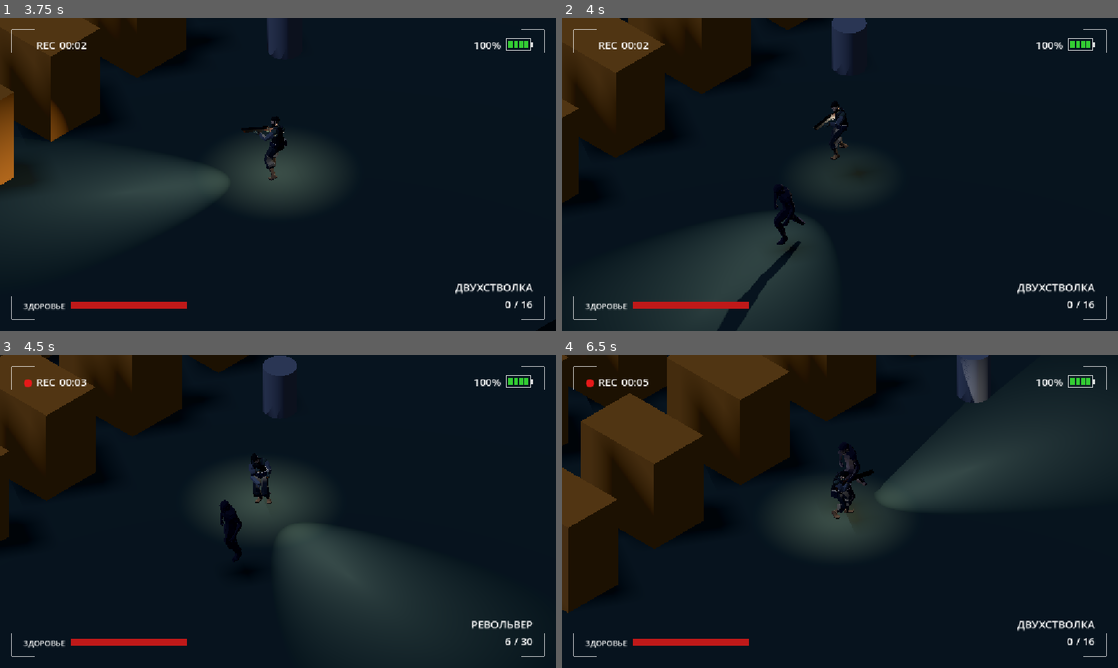
Above: before the commit, frames 1-4 (two rows, left to right).
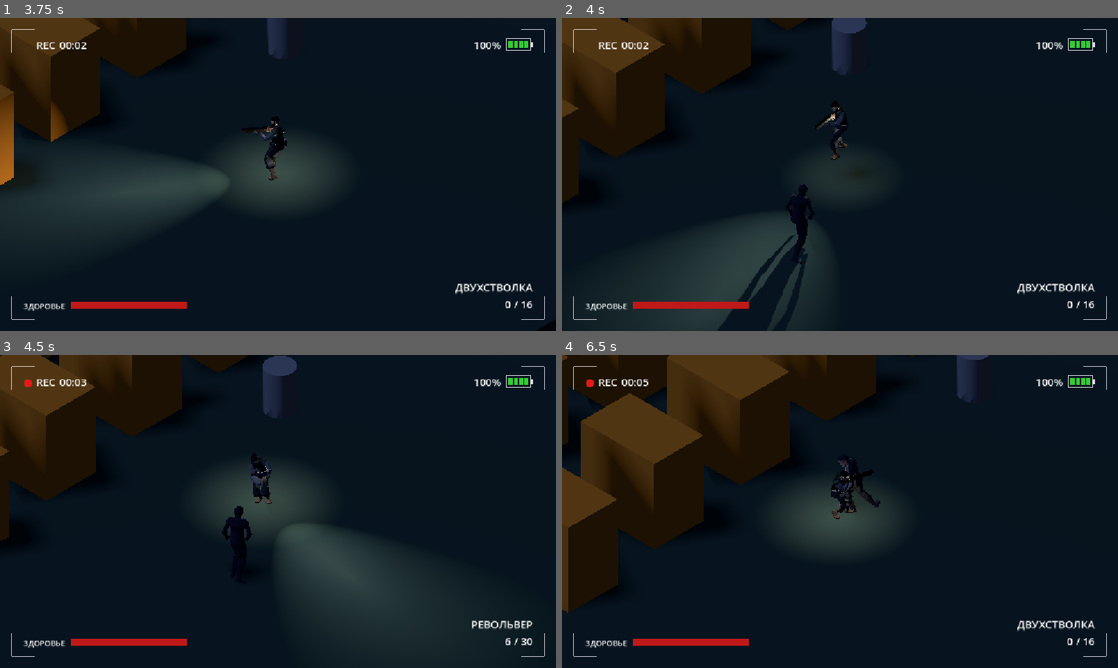
Above: after the commit, the same moments.

Repository: AnckerStudios/the-camera-game
Game: Godot game, scene res://ui/menu/menu.tscn
Same seed, same stepped clock (60 frames per second), same inputs: the game is played once before the commit and once after it.
Inputs (mouse positions are in pixels of both pictures, inside the frame that each line leads up to):
- Up to frame 1 (3.75 s): click "Играть" at 0.5 s; move the mouse to (400, 158) at 1.27 s; hold D (move_right) 1.28-2.03 s; hold Right mouse button (alt_fire) 1.28-2.03 s; tap Space (jump) at 1.52, 2.27 s; move the mouse to (166, 190) at 2.02 s; hold S (move_backward) 2.03-2.78 s; tap Shift (dash) at 2.1 s; move the mouse to (333, 105) at 2.77 s; press the mouse at (333, 105) at 2.78 s; hold D (move_right) 2.78-3.53 s; move the mouse to (250, 237) at 3.52 s; release the mouse at (250, 237) at 3.53 s; hold W (move_forward) from 3.53 s (still down); tap E (interaction) at 3.6 s
- Up to frame 2 (4 s): keep holding W (move_forward); tap Space (jump) at 3.77 s
- Up to frame 3 (4.5 s): move the mouse to (444, 558) at 4.27 s; release W (move_forward) at 4.28 s; hold A (move_left) from 4.28 s (still down); hold Q (weapon_next) from 4.28 s (still down)
- Up to frame 4 (6.5 s): tap Space (jump) at 4.52, 5.27 s; move the mouse to (673, 464) at 5.02 s; release Q (weapon_next) at 5.03 s; tap Mouse wheel up (weapon_prev) at 5.1 s; move the mouse to (867, 511) at 5.77 s; release A (move_left) at 5.78 s; hold S (move_backward) from 5.78 s (still down); hold Right mouse button (alt_fire) from 5.78 s (still down)

Frame 1 is identical in both runs. In frame 2, 1.9% of the frame differs, in the area x 28-46%, y 53-100%; in frame 3, 0.4%; in frame 4, 6.6%, in the area x 49-92%, y 0-51%.

Commit message:
Исправил направление и смерть монстра

Diff:
--- a/gamelogic/monster/ghoul/ghoul.tscn
+++ b/gamelogic/monster/ghoul/ghoul.tscn
@@ -57,89 +57,85 @@
 nodes/StateMachine/position = Vector2(-100, 100)
 node_connections = [&"output", 0, &"StateMachine"]
 
-[sub_resource type="StandardMaterial3D" id="StandardMaterial3D_iqnhg"]
-albedo_color = Color(0.82916963, 0.4944898, 1.92523e-07, 1)
-
-[sub_resource type="BoxMesh" id="BoxMesh_hcbde"]
-material = SubResource("StandardMaterial3D_iqnhg")
-
 [sub_resource type="CapsuleShape3D" id="CapsuleShape3D_r6pid"]
 
 [node name="Ghoul" type="CharacterBody3D" unique_id=396955178]
+collision_layer = 3
+collision_mask = 3
 script = ExtResource("1_hcbde")
 metadata/_custom_type_script = "uid://bejwj8l45jw17"
 
 [node name="Rig" parent="." unique_id=1805758417 instance=ExtResource("2_ehfps")]
-transform = Transform3D(0.55, 0, 0, 0, 0.55, 0, 0, 0, 0.55, 0, 0, 0)
+transform = Transform3D(-0.55, 0, -4.8082526e-08, 0, 0.55, 0, 4.8082526e-08, 0, -0.55, 0, 0, 0)
 
-[node name="Skeleton3D" parent="Rig" index="0" unique_id=398796499]
-bones/0/position = Vector3(0.033944048, 2.315007, 0.5094321)
-bones/0/rotation = Quaternion(0.077888735, -0.22166507, -0.017908063, 0.97184217)
-bones/1/rotation = Quaternion(0.051682994, 0.035910953, -0.011103959, 0.997956)
-bones/2/rotation = Quaternion(-0.001855048, 0.0056153154, -0.007224524, 0.9999565)
+[node name="Skeleton3D" parent="Rig" index="0" unique_id=358399274]
+bones/0/position = Vector3(0.087537676, 2.0643055, 0.75385773)
+bones/0/rotation = Quaternion(0.088576436, -0.260725, -0.020970281, 0.9611124)
+bones/1/rotation = Quaternion(0.0655571, 0.062885724, -0.002002348, 0.9958633)
+bones/2/rotation = Quaternion(0.042592563, 0.011254388, -0.021047555, 0.9988075)
 bones/3/position = Vector3(0, 0.2787784, 0)
-bones/3/rotation = Quaternion(-0.0006799523, 0.005537497, -0.0072308304, 0.99995834)
-bones/4/rotation = Quaternion(0.064644985, 0.024230942, -0.05261008, 0.99622595)
-bones/5/rotation = Quaternion(-0.09644541, 0.028886735, 0.06829688, 0.9925721)
-bones/7/rotation = Quaternion(-0.57583535, -0.42765778, 0.528029, -0.45465133)
+bones/3/rotation = Quaternion(0.043784507, 0.010826648, -0.020813594, 0.99876547)
+bones/4/rotation = Quaternion(0.110982805, 0.030088903, -0.03765504, 0.99265283)
+bones/5/rotation = Quaternion(0.0013675208, 0.066337265, 0.06683944, 0.9955551)
+bones/7/rotation = Quaternion(-0.6042816, -0.40704638, 0.5219368, -0.44355282)
 bones/8/position = Vector3(-5.551115e-17, 0.30951267, -4.440892e-16)
-bones/8/rotation = Quaternion(0.3881037, 0.072837085, -0.13958745, 0.908067)
+bones/8/rotation = Quaternion(0.36064887, -0.06639576, 0.038917582, 0.929521)
 bones/9/position = Vector3(0, 0.6466077, -4.440892e-16)
-bones/9/rotation = Quaternion(-0.015280037, -0.00304341, 0.55932045, 0.82880515)
+bones/9/rotation = Quaternion(-0.009183014, -0.0034582652, 0.33613843, 0.9417615)
 bones/10/position = Vector3(-8.326673e-17, 0.6337525, 4.440892e-16)
-bones/10/rotation = Quaternion(0.069894485, 0.060473718, 0.12536037, 0.9877968)
-bones/11/rotation = Quaternion(0.16893277, -0.085546814, -0.11992028, 0.9745577)
+bones/10/rotation = Quaternion(0.05308738, 0.100646965, 0.09721309, 0.9887374)
+bones/11/rotation = Quaternion(0.17259337, -0.085037, -0.11720267, 0.9742915)
 bones/12/position = Vector3(-0.012208347, 0.056074236, -2.220446e-16)
 bones/12/rotation = Quaternion(0.0052703624, -0.0029133274, 0.15129681, 0.9884701)
 bones/13/position = Vector3(0.009390591, 0.064655446, -1.110223e-16)
-bones/13/rotation = Quaternion(-0.028375093, -0.0055950587, -0.03032784, 0.9991215)
-bones/15/rotation = Quaternion(0.03173478, -0.009664933, -0.027880995, 0.99906063)
+bones/13/rotation = Quaternion(-0.028039917, -0.005779729, -0.03347382, 0.99902946)
+bones/15/rotation = Quaternion(-0.0036690743, -0.002679147, 0.007335716, 0.99996287)
 bones/16/position = Vector3(4.8438207e-05, 0.054612566, 4.440892e-16)
-bones/16/rotation = Quaternion(0.085777916, 4.119694e-05, -0.013727808, 0.99621975)
-bones/17/rotation = Quaternion(0.06280122, 1.2932579e-06, -0.004239018, 0.99801713)
-bones/19/rotation = Quaternion(0.05075017, -0.008798957, -0.02983753, 0.9982268)
+bones/16/rotation = Quaternion(0.16301739, 0.00016439939, -0.023858152, 0.9863347)
+bones/17/rotation = Quaternion(0.06997027, 1.239736e-06, -0.0051842257, 0.99753565)
+bones/19/rotation = Quaternion(0.012326616, -0.0016776884, 0.0028850355, 0.9999185)
 bones/20/position = Vector3(0.0008744252, 0.051565003, 0)
-bones/20/rotation = Quaternion(0.11736032, -0.0003848282, -0.022526128, 0.9928338)
+bones/20/rotation = Quaternion(0.19724844, -0.0010825658, -0.032131344, 0.9798263)
 bones/21/position = Vector3(2.1403446e-05, 0.06682323, 2.220446e-16)
-bones/21/rotation = Quaternion(0.088609755, -0.0006520873, -0.020464595, 0.995856)
-bones/23/rotation = Quaternion(0.53560543, -0.42533103, 0.49961993, 0.5316018)
+bones/21/rotation = Quaternion(0.11445543, -0.00040675007, -0.023603208, 0.99314785)
+bones/23/rotation = Quaternion(0.5487026, -0.41299883, 0.4809963, 0.54497707)
 bones/24/position = Vector3(-2.7755576e-17, 0.30951267, 4.440892e-16)
-bones/24/rotation = Quaternion(0.36379063, -0.37294832, -0.088280626, 0.84898317)
+bones/24/rotation = Quaternion(0.37513357, -0.2715794, -0.20011632, 0.8634078)
 bones/25/position = Vector3(0, 0.64658254, -8.881784e-16)
-bones/25/rotation = Quaternion(-0.0035149725, 0.0025673788, -0.7008031, 0.71334153)
+bones/25/rotation = Quaternion(-0.002913257, 0.0029296114, -0.5808648, 0.81398964)
 bones/26/position = Vector3(1.110223e-16, 0.634895, 0)
-bones/26/rotation = Quaternion(0.13297513, -0.040093124, -0.13599995, 0.98092514)
-bones/27/rotation = Quaternion(0.19674127, 0.013161608, 0.12211124, 0.9727325)
+bones/26/rotation = Quaternion(0.1355174, -0.14400883, -0.13363266, 0.97110194)
+bones/27/rotation = Quaternion(0.20440723, 0.01139694, 0.12544315, 0.97074807)
 bones/28/position = Vector3(0.012173684, 0.053284734, 0)
 bones/28/rotation = Quaternion(0.14954753, -0.074356645, -0.032670155, 0.9854133)
 bones/29/position = Vector3(-0.0065798997, 0.0651771, 1.110223e-16)
-bones/29/rotation = Quaternion(-0.17371967, 0.10527763, 0.28314915, 0.93731785)
-bones/31/rotation = Quaternion(0.46965382, 0.04524266, 0.13985471, 0.870528)
+bones/29/rotation = Quaternion(-0.17485324, 0.10436312, 0.28626746, 0.93626153)
+bones/31/rotation = Quaternion(0.44309857, 0.04050085, 0.14478657, 0.8837761)
 bones/32/position = Vector3(-0.0006685181, 0.06155174, -4.440892e-16)
 bones/32/rotation = Quaternion(0.6736743, 0.0010014788, 0.089013614, 0.73364735)
 bones/33/position = Vector3(0.0004938516, 0.06486347, 0)
-bones/33/rotation = Quaternion(0.62445295, -0.0034181478, 0.07451221, 0.77749264)
-bones/35/rotation = Quaternion(0.4794572, 0.05290439, 0.12772845, 0.86660683)
+bones/33/rotation = Quaternion(0.62690735, -0.0034316834, 0.07481571, 0.77548575)
+bones/35/rotation = Quaternion(0.46303934, 0.047900286, 0.1347865, 0.8747187)
 bones/36/position = Vector3(-0.0024672495, 0.060606558, 4.440892e-16)
-bones/36/rotation = Quaternion(0.655093, 0.0020197781, 0.10631232, 0.7480285)
+bones/36/rotation = Quaternion(0.6545843, 0.0020173828, 0.106267564, 0.74848014)
 bones/37/position = Vector3(0.0020414777, 0.062455636, -2.220446e-16)
-bones/37/rotation = Quaternion(0.61946243, -0.014728467, 0.064465195, 0.78223634)
-bones/39/rotation = Quaternion(0.08659992, 0.3339308, 0.9381733, -0.028665304)
+bones/37/rotation = Quaternion(0.621234, -0.014300844, 0.06503129, 0.7807912)
+bones/39/rotation = Quaternion(0.018368905, 0.51329577, 0.8557894, -0.061762962)
 bones/40/position = Vector3(1.110223e-16, 1.0483013, 2.7755576e-17)
-bones/40/rotation = Quaternion(-0.5850476, -0.058637373, 0.022847103, 0.8085537)
+bones/40/rotation = Quaternion(-0.5644922, -0.06310646, 0.06460528, 0.820483)
 bones/41/position = Vector3(1.110223e-16, 1.074899, 0)
-bones/41/rotation = Quaternion(0.4250262, -0.07646244, 0.07839254, 0.89853257)
+bones/41/rotation = Quaternion(0.5186716, -0.11727132, 0.10411111, 0.84046894)
 bones/42/position = Vector3(0, 0.41676927, -1.3877788e-17)
-bones/42/rotation = Quaternion(0.41059774, -0.198207, 0.066077694, 0.8875569)
-bones/44/rotation = Quaternion(-0.13816187, 0.123888254, 0.982601, 0.0076482836)
+bones/42/rotation = Quaternion(0.3270008, -0.18849114, 0.062316928, 0.92393625)
+bones/44/rotation = Quaternion(-0.14442882, 0.0484355, 0.98226637, 0.10930363)
 bones/45/position = Vector3(-2.220446e-16, 1.0483075, -5.551115e-17)
-bones/45/rotation = Quaternion(-0.30769858, 0.036980074, -0.14846316, 0.9391022)
+bones/45/rotation = Quaternion(-0.3152119, 0.038877387, -0.14746338, 0.9366881)
 bones/46/position = Vector3(1.2212453e-15, 1.0749338, 0)
-bones/46/rotation = Quaternion(0.4741037, 0.25522617, -0.18185917, 0.8228078)
+bones/46/rotation = Quaternion(0.4221827, 0.24797028, -0.23083718, 0.8408251)
 bones/47/position = Vector3(0, 0.41863415, -1.474515e-17)
-bones/47/rotation = Quaternion(0.34827685, 0.2048776, -0.0652133, 0.9124011)
+bones/47/rotation = Quaternion(0.34530696, 0.20421156, -0.06525112, 0.9136756)
 
-[node name="AnimationPlayer" parent="Rig" index="1" unique_id=1328600341]
+[node name="AnimationPlayer" parent="Rig" index="1" unique_id=2063876596]
 libraries/anim = SubResource("AnimationLibrary_ehfps")
 autoplay = &"anim/ghoul_walk"
 
@@ -149,13 +145,10 @@
 
 [node name="NavigationAgent3D" type="NavigationAgent3D" parent="." unique_id=2027993099]
 avoidance_enabled = true
-
-[node name="MeshInstance3D" type="MeshInstance3D" parent="." unique_id=930811021]
-visible = false
-mesh = SubResource("BoxMesh_hcbde")
+debug_path_custom_color = Color(0.98984355, 5.4869056e-06, 9.62615e-07, 1)
 
 [node name="CollisionShape3D" type="CollisionShape3D" parent="." unique_id=504247845]
-transform = Transform3D(0.9999963, 0.0027077743, 0, -0.0027077743, 0.9999963, 0, 0, 0, 1, 0, 0.5, 0)
+transform = Transform3D(0.9999963, 0.0027077743, 0, -0.0027077743, 0.9999963, 0, 0, 0, 1, 0, 1.1135912, 0)
 shape = SubResource("CapsuleShape3D_r6pid")
 
 [connection signal="velocity_computed" from="NavigationAgent3D" to="." method="_on_navigation_agent_3d_velocity_computed"]
--- a/gamelogic/monster/monster.gd
+++ b/gamelogic/monster/monster.gd
@@ -6,8 +6,11 @@
 const PHYSICAL_WEAPONS := ["WeaponDoubleShotgun", "WeaponRevolver"]
 
 @onready var nav_agent : NavigationAgent3D = $NavigationAgent3D
+@onready var collision : CollisionShape3D = $CollisionShape3D
 @onready var animation_tree : AnimationTree = $Rig/AnimationTree
 @onready var playback : AnimationNodeStateMachinePlayback = $Rig/AnimationTree.get("parameters/StateMachine/playback")
+
+var rotation_speed := 10.0
 
 var dimension: Dimension
 var hp: float
@@ -15,20 +18,32 @@
 var attack_damage: float
 var resistance_physical: float
 var resistance_energetic: float
+var is_dead := false
 
 func _ready() -> void:
 	add_child(ConeVisibility.new())
 	add_to_group(MONSTER_GROUP)
 
 func _physics_process(delta: float) -> void:
+	if is_dead:
+		velocity = Vector3.ZERO
+		return
+
 	if not is_on_floor():
 		velocity += get_gravity() * delta
 
+	# Вычисление движения в сторону персонажа
 	var current_location = global_transform.origin
 	var next_location = nav_agent.get_next_path_position()
 	var new_velocity = (next_location - current_location).normalized() * move_speed
 
 	nav_agent.velocity = new_velocity
+
+	# Поворот модели в сторону движения
+	var horizontal_velocity = Vector3(velocity.x, 0, velocity.z)
+	if horizontal_velocity.length() > 0.1:
+		var target_angle = atan2(-horizontal_velocity.x, -horizontal_velocity.z)
+		rotation.y = lerp_angle(rotation.y, target_angle, delta * rotation_speed)
 
 func update_target_location(target_location: Vector3) -> void:
 	nav_agent.target_position = target_location
@@ -44,9 +59,11 @@
 	hp -= amount * resistance
 	print("%s: -%.0f от %s, осталось %.0f" % [name, amount, source.name, hp])
 	if hp <= 0.0:
+		is_dead = true
+		collision_mask = 2
+		collision_layer = 2
 		playback.state_finished.connect(_on_state_finished_for_death, CONNECT_ONE_SHOT)
 		playback.travel("die")
-
 
 func _on_state_finished_for_death(state_name: StringName):
 	if state_name == "die":
@@ -54,6 +71,10 @@
 	else:
 		playback.state_finished.connect(_on_state_finished_for_death, CONNECT_ONE_SHOT)
 
+# Пересчёт движения для навигации в дочерних объектах
 func recalculate_velocity(safe_velocity: Vector3) -> void:
+	safe_velocity.y = 0
 	velocity = velocity.move_toward(safe_velocity, 0.5)
+	if not is_on_floor():
+		velocity.y += get_gravity().y * 0.2
 	move_and_slide()
--- a/scene/artem/misha_v2_doma.tscn
+++ b/scene/artem/misha_v2_doma.tscn
@@ -288,6 +288,8 @@
 
 [node name="Ground" type="StaticBody3D" parent="NavigationRegion3D" unique_id=67163204]
 transform = Transform3D(1, 0, 0, 0, 1, 0, 0, 0, 1, 0, -0.5, 0)
+collision_layer = 3
+collision_mask = 3
 
 [node name="CollisionShape3D" type="CollisionShape3D" parent="NavigationRegion3D/Ground" unique_id=1151707973]
 shape = SubResource("FloorShape")
--- a/scene/dima/misha_v1_doma.tscn
+++ b/scene/dima/misha_v1_doma.tscn
@@ -287,6 +287,8 @@
 
 [node name="Ground" type="StaticBody3D" parent="NavigationRegion3D" unique_id=67163204]
 transform = Transform3D(1, 0, 0, 0, 1, 0, 0, 0, 1, 0, -0.5, 0)
+collision_layer = 3
+collision_mask = 3
 
 [node name="CollisionShape3D" type="CollisionShape3D" parent="NavigationRegion3D/Ground" unique_id=1151707973]
 shape = SubResource("FloorShape")
